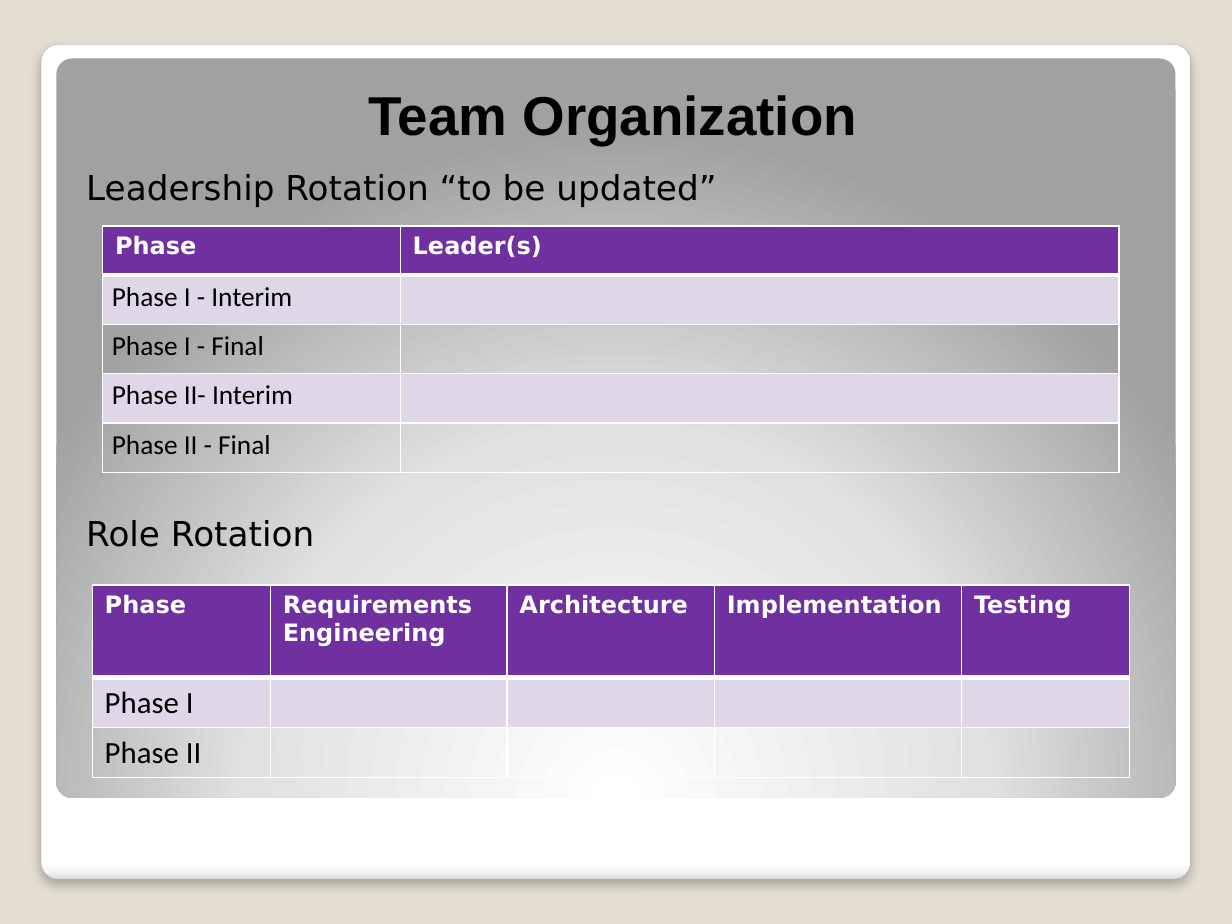
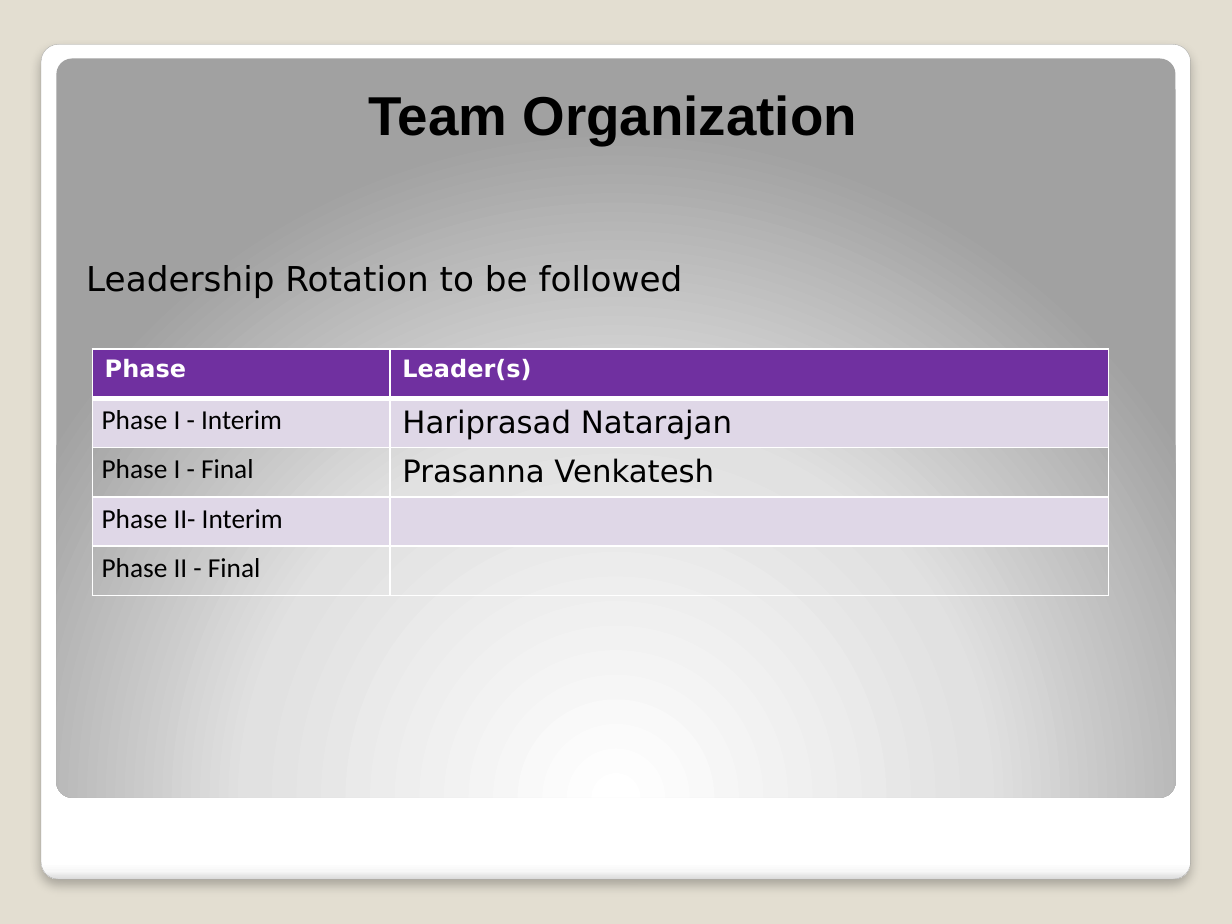
Before and after one commit to Project-kwic/ASAD, a slide deck: slide 3 of Phase-I Interim.pptx. Drawn at 1232x924 pixels with LibreOffice and Linux fonts; fonts in the diff are those of the drawing. Boxes give left, top, right and bottom in pixels: in the first picture for what was removed or moved away, otherwise in the second. Text is boxed around its words. In the diff, an @@ line names an element or a change of style, - is before the commit and + after.

```diff
--- a/Phase-I Interim.pptx
+++ b/Phase-I Interim.pptx
@@ text at box(86, 265, 683, 298): text changed @@
-Leadership Rotation “to be updated”
-Role Rotation
+Leadership Rotation to be followed
@@ table at box(92, 349, 1109, 595) @@
-row 2, column 2: 
+row 2, column 2: Hariprasad Natarajan
-row 3, column 2: 
+row 3, column 2: Prasanna Venkatesh
@@ table: place and size @@
-table at box(102, 225, 1119, 472)
+table at box(92, 349, 1109, 595)
@@ table removed at box(92, 585, 1130, 776), 3 rows, 5 columns @@
-Phase | Requirements Engineering | Architecture | Implementation | Testing
-Phase I |  |  |  | 
-Phase II |  |  |  | 
```
Also in this commit, not shown: 2 other slides changed, 2 other files.
